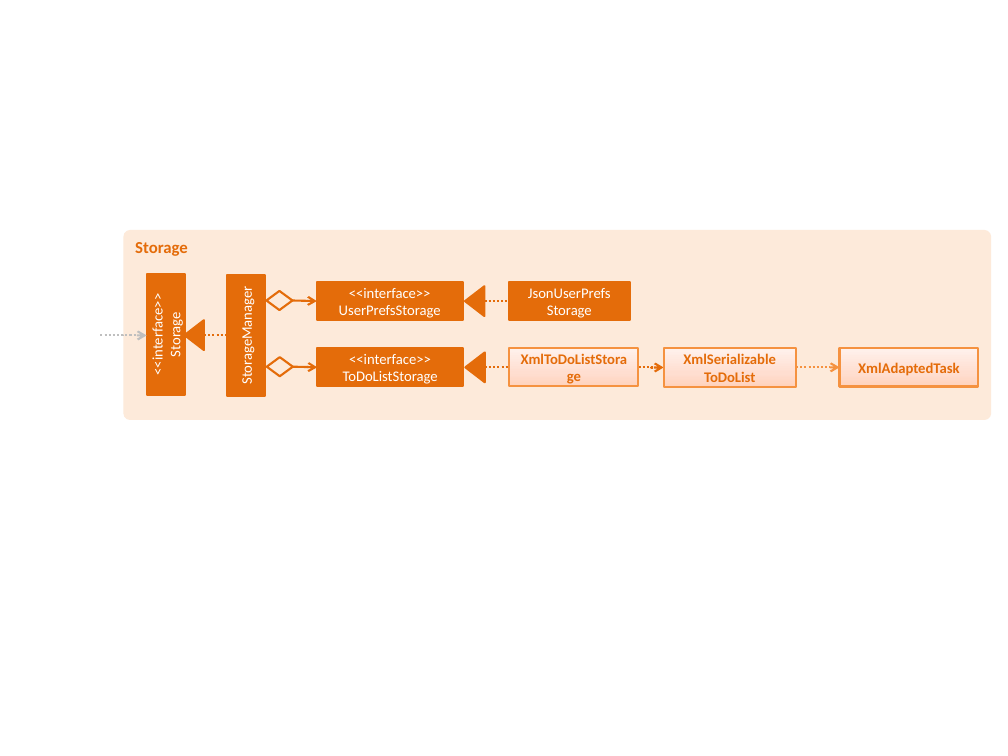
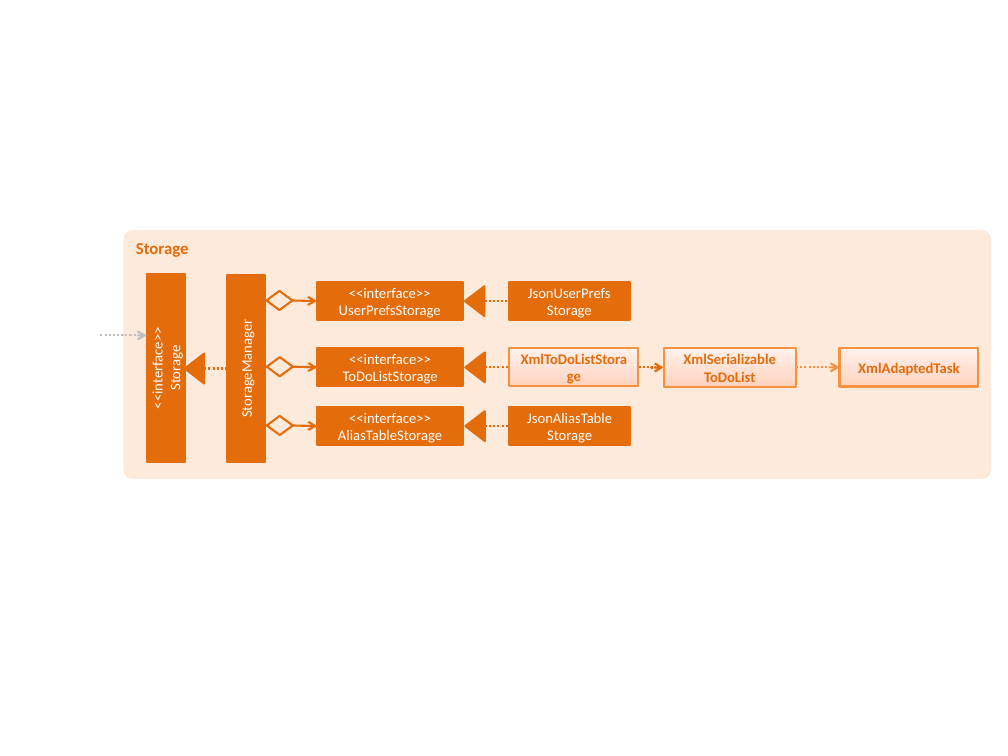
Before and after one commit to CS2103AUG2016-W11-C2/main, a slide deck: slide 9 of docs/diagrams/Diagrams.pptx (slide 8 before the commit). Drawn at 1008x756 pixels with LibreOffice and Linux fonts; fonts in the diff are those of the drawing. Boxes give left, top, right and bottom in pixels: in the first picture for what was removed or moved away, otherwise in the second. Text is boxed around its words. In the diff, an @@ line names an element or a change of style, - is before the commit and + after.

Commit message:
update diagrams ppt and storage diagram

```diff
--- a/docs/diagrams/Diagrams.pptx
+++ b/docs/diagrams/Diagrams.pptx
@@ rounded rectangle "Storage": place and size @@
-rounded rectangle "Storage" at (123, 230, 991, 419)
+rounded rectangle "Storage" at (123, 230, 991, 479)
@@ rectangle "<<interface>>": place and size @@
-rectangle "<<interface>>" at (147, 274, 185, 395)
+rectangle "<<interface>>" at (146, 274, 184, 462)
@@ rectangle "StorageManager": place and size @@
-rectangle "StorageManager" at (227, 275, 265, 396)
+rectangle "StorageManager" at (226, 276, 265, 462)
@@ triangle: place and size @@
-triangle at (185, 320, 204, 350)
+triangle at (185, 353, 204, 384)
@@ line moved from (204, 335) - (228, 335) to (205, 369) - (227, 369) @@
@@ group added at (267, 407, 630, 446): 2 rectangles, 1 arrow, 1 diamond, 1 elbow line, 1 triangle @@
+<<interface>>
+AliasTableStorage
+JsonAliasTable
+Storage
```
Also in this commit, not shown: 8 other slides changed, 2 slides added, 1 slide removed, 1 other file.
